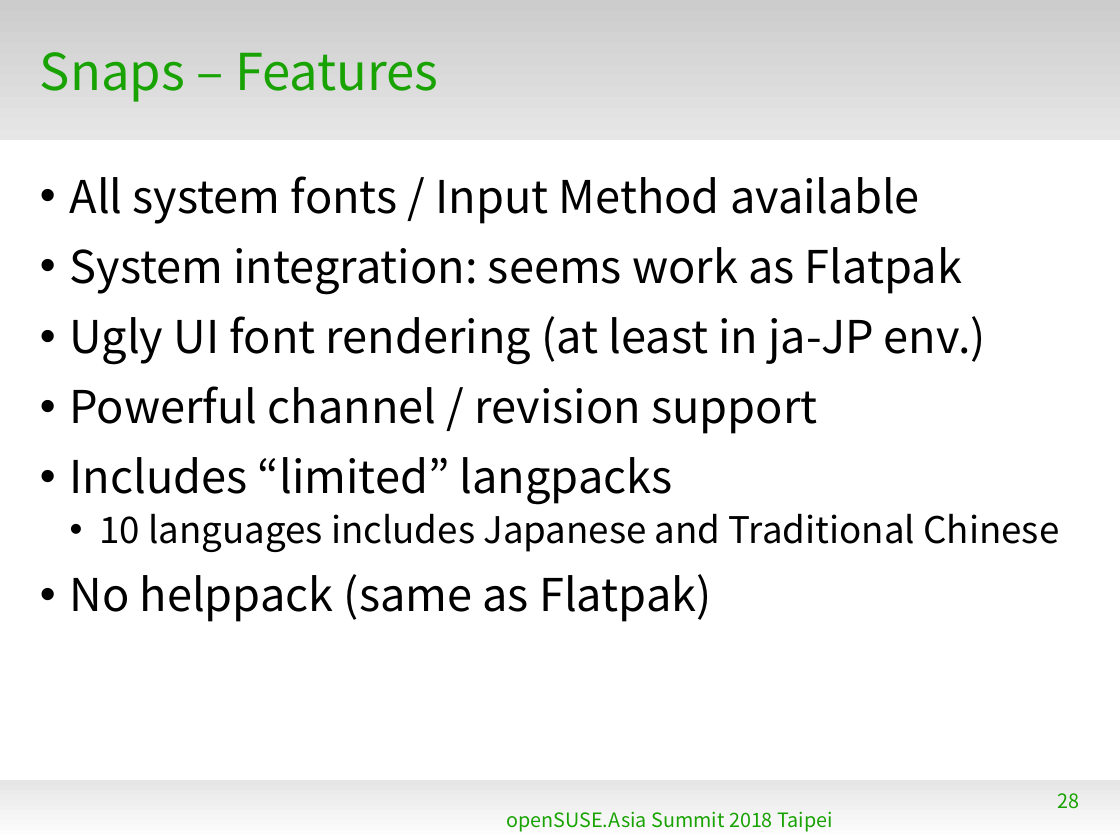
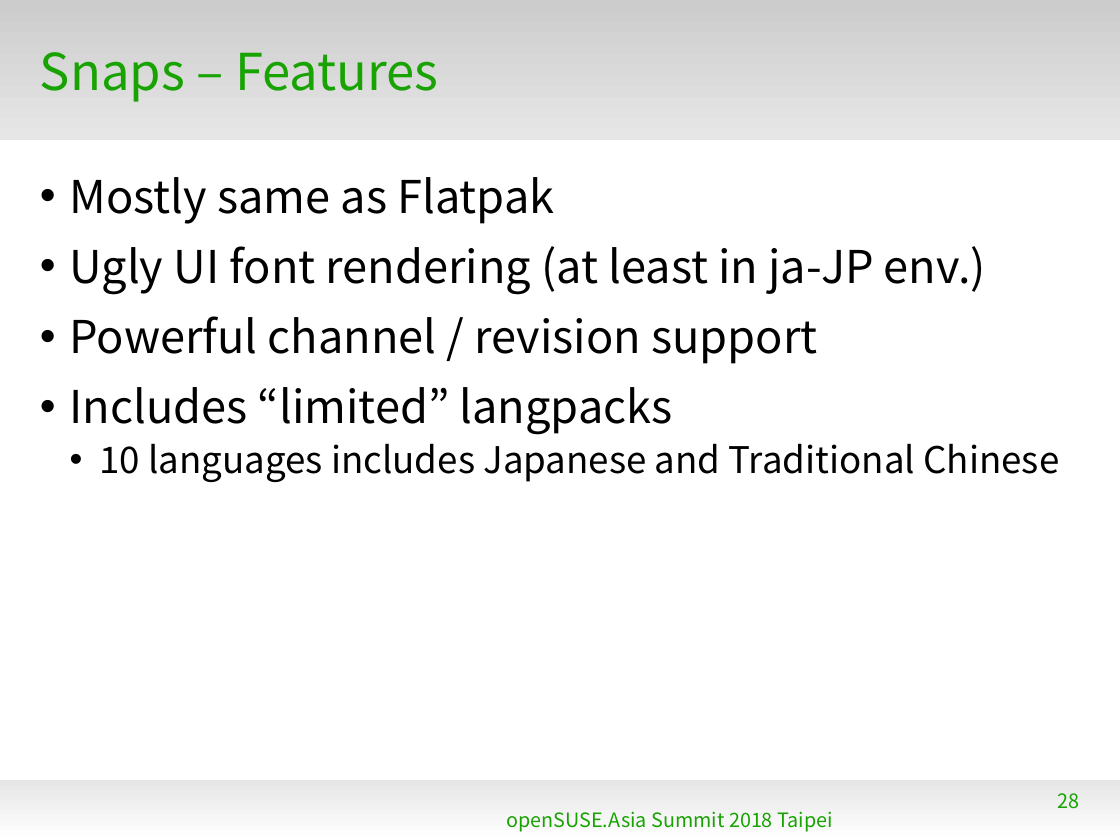
Before and after one commit to naruoga/KantoLibreOffice, a slide deck: slide 28 of 2018-08-openSUSEasia/LatestLibreOffice-openSUSEAsia2018.odp. Drawn at 1120x840 pixels with LibreOffice and Linux fonts; fonts in the diff are those of the drawing; background and template pictures are left out. Boxes give left, top, right and bottom in pixels: in the first picture for what was removed or moved away, otherwise in the second. Text is boxed around its words. In the diff, an @@ line names an element or a change of style, - is before the commit and + after.

```diff
--- a/2018-08-openSUSEasia/LatestLibreOffice-openSUSEAsia2018.odp
+++ b/2018-08-openSUSEasia/LatestLibreOffice-openSUSEAsia2018.odp
@@ text at box(70, 177, 554, 224): text changed @@
-• All system fonts / Input Method available
-• System integration: seems work as Flatpak
+• Mostly same as Flatpak
@@ text at box(70, 574, 711, 622): paragraph removed @@
-• No helppack (same as Flatpak)
```
Also in this commit, not shown: 3 other slides changed.
